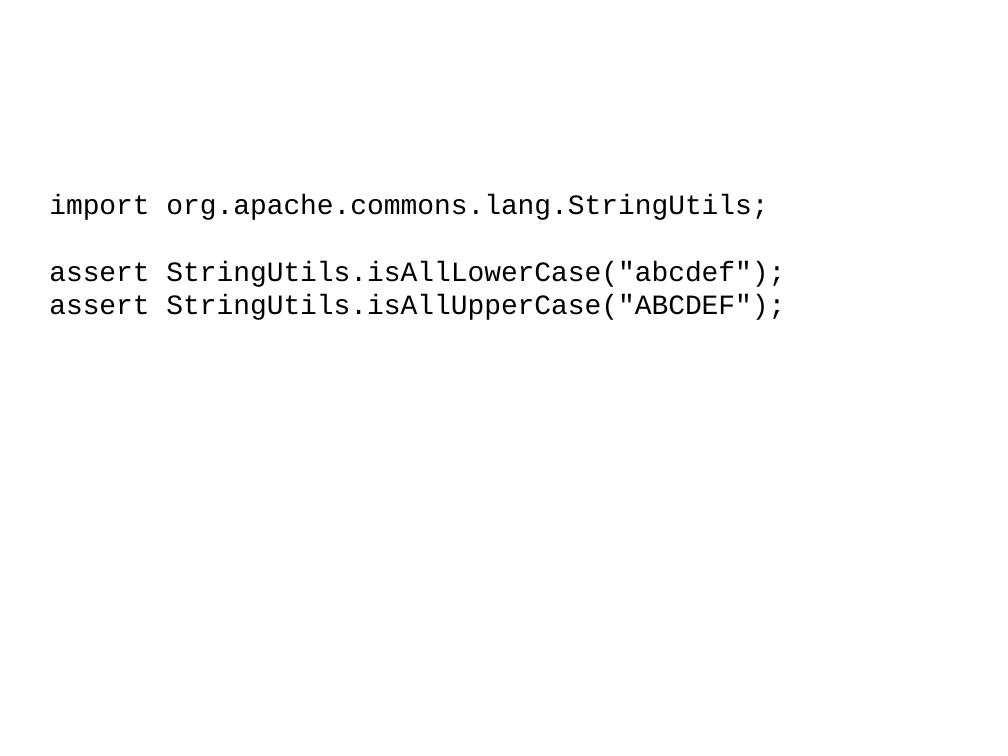
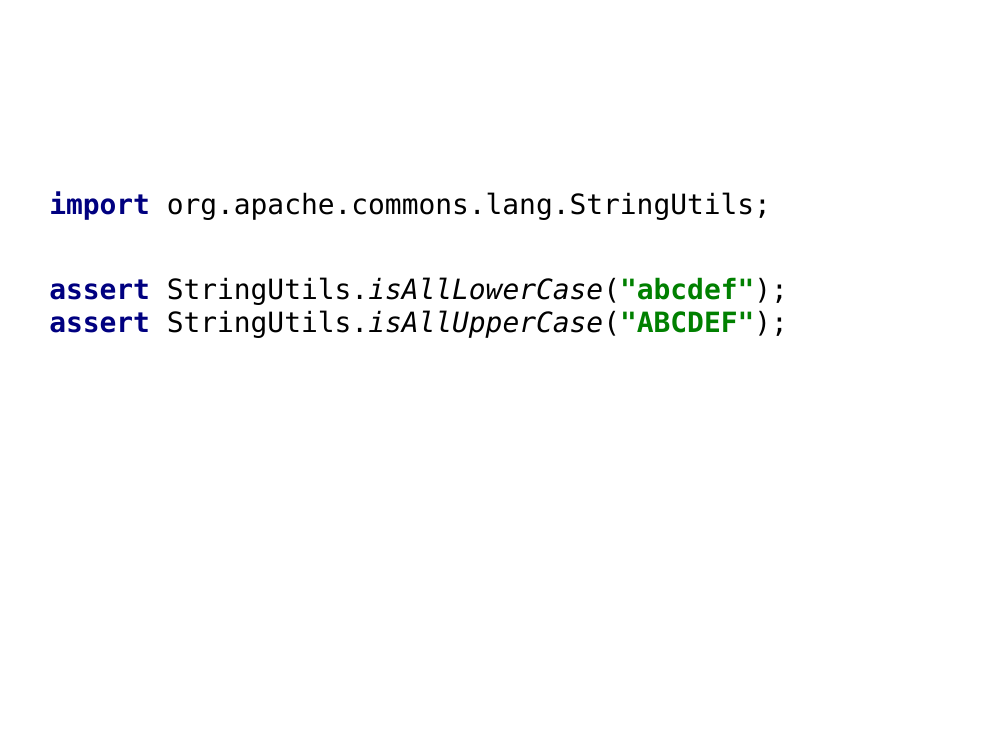
Before and after one commit to HamletDRC/presentations, a slide deck: slide 11 of javaboilerplatebusters/BoilerPlateBusters_Confess.odp (slide 10 before the commit). Drawn at 1008x756 pixels with LibreOffice and Linux fonts; fonts in the diff are those of the drawing; background and template pictures are left out. Boxes give left, top, right and bottom in pixels: in the first picture for what was removed or moved away, otherwise in the second. Text is boxed around its words. In the diff, an @@ line names an element or a change of style, - is before the commit and + after.

```diff
--- a/javaboilerplatebusters/BoilerPlateBusters_Confess.odp
+++ b/javaboilerplatebusters/BoilerPlateBusters_Confess.odp
@@ subtitle at [49, 191, 771, 219]: font Courier New to DejaVu Sans Mono in "import org.apache.commons.lang.StringUtils;"; text colour #000000 to #000080, bold on in "import"; more space between paragraphs @@
@@ subtitle at [49, 277, 788, 338]: text changed; font Courier New to DejaVu Sans Mono @@
-assert StringUtils.isAllLowerCase("abcdef");
-assert StringUtils.isAllUpperCase("ABCDEF");
+assert StringUtils.isAllLowerCase("abcdef");
+assert StringUtils.isAllUpperCase("ABCDEF");
```
Also in this commit, not shown: 22 other slides changed, 12 slides added, 21 other files.
